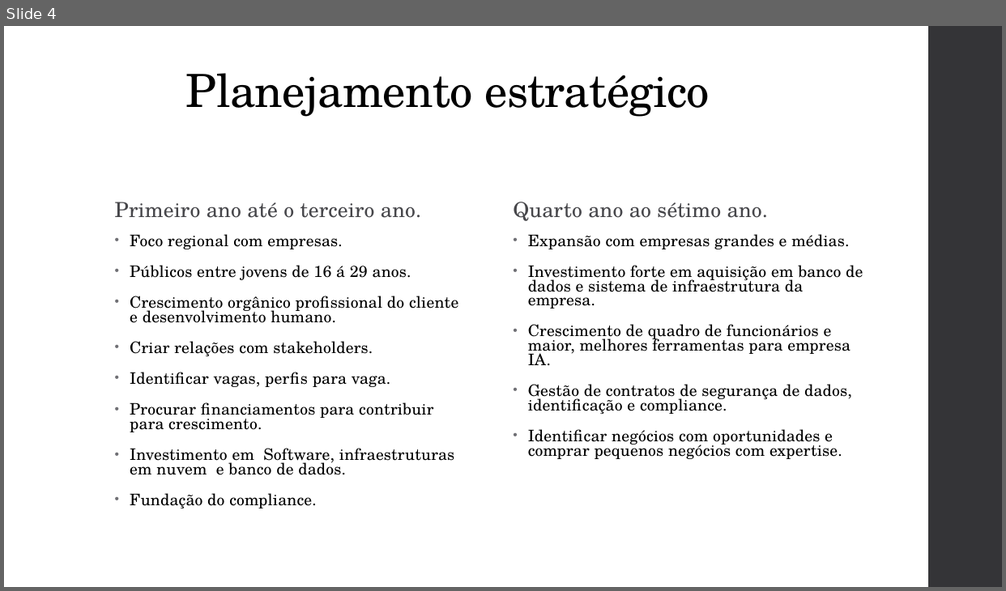
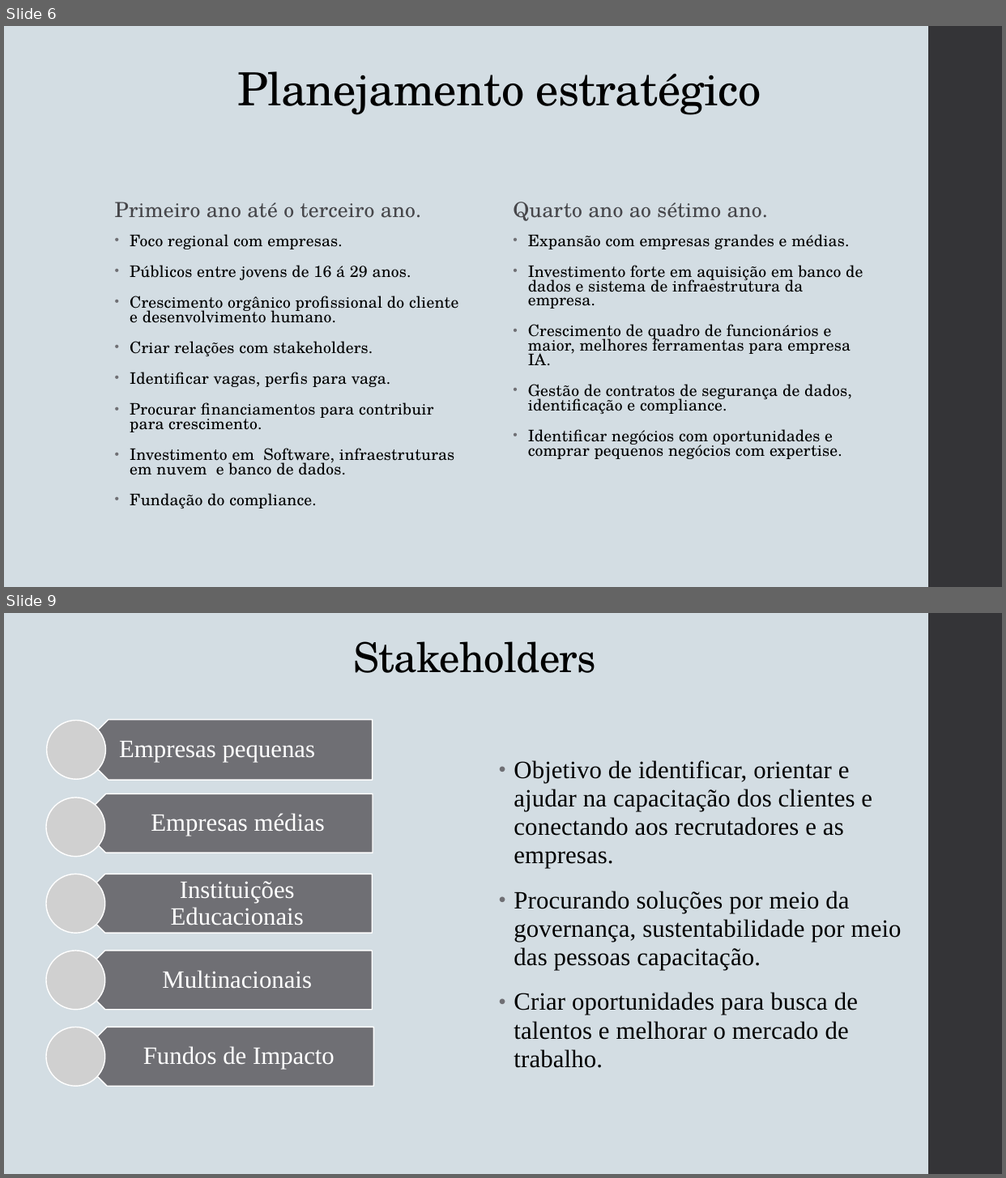
Before and after one commit to GustavoCavalheiro1/haru-startup, a slide deck: HARU.pptx. Shown one above the other, each under a label of ours: slide 4 before the commit, slides 6 and 9 after it; the slides between them are not shown. The pictures are 1006x591 and 1006x1178 pixels, drawn with LibreOffice and Linux fonts; fonts in the diff are those of the drawing; grey boxes stand for pictures. Boxes give left, top, right and bottom in pixels: in the first picture for what was removed or moved away, otherwise in the second. Text is boxed around its words. In the diff, an @@ line names an element or a change of style, - is before the commit and + after.

```diff
--- a/HARU.pptx
+++ b/HARU.pptx
@@ slide 9 added at (4, 613, 1002, 1174), background #D3DDE3; not listed: 1 template element that a slide beside it also shows @@
@@ title added at (353, 641, 596, 673), 39.6 pt, text #000000 @@
+Stakeholders
@@ text added at (513, 760, 901, 1068), 24 pt, text #000000 @@
+• Objetivo de identificar, orientar e ajudar na capacitação dos clientes e conectando aos recrutadores e as empresas.
+• Procurando soluções por meio da governança, sustentabilidade por meio das pessoas capacitação.
+• Criar oportunidades para busca de talentos e melhorar o mercado de trabalho.
@@ group added at (46, 719, 374, 1087): 5 pentagon arrows, 5 texts, 5 pictures @@
+Empresas pequenas
+Empresas médias
+Instituições Educacionais
+Multinacionais
+Fundos de Impacto
@@ what was slide 4 is now slide 6 @@
@@ slide 6 changed as well @@
@@ background #FFFFFF to #D3DDE3 @@
@@ title "Planejamento estratégico": place and size @@
-title "Planejamento estratégico" at (186, 73, 710, 117)
+title "Planejamento estratégico" at (237, 71, 761, 115)
```
Also in this commit, not shown: 6 other slides changed, 2 other slides added, 4 slides removed.
